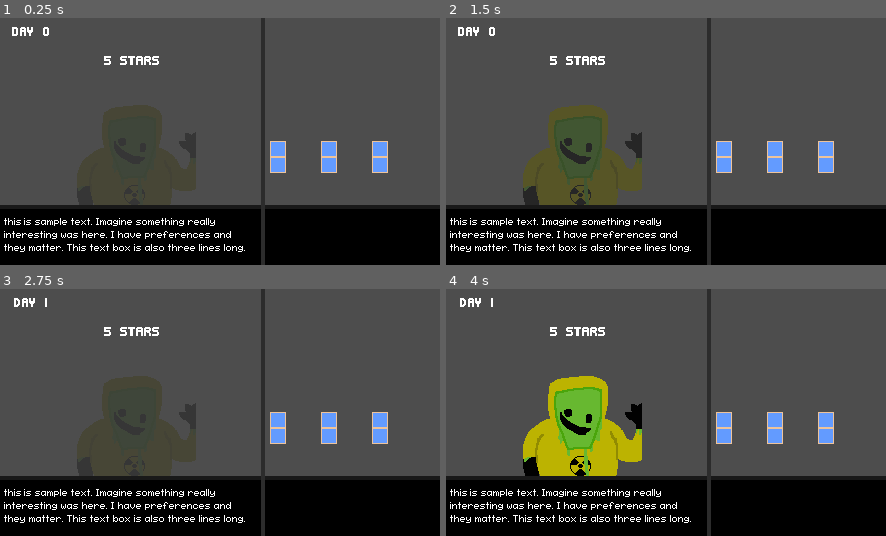
Above: before the commit, frames 1-4 (two rows, left to right).
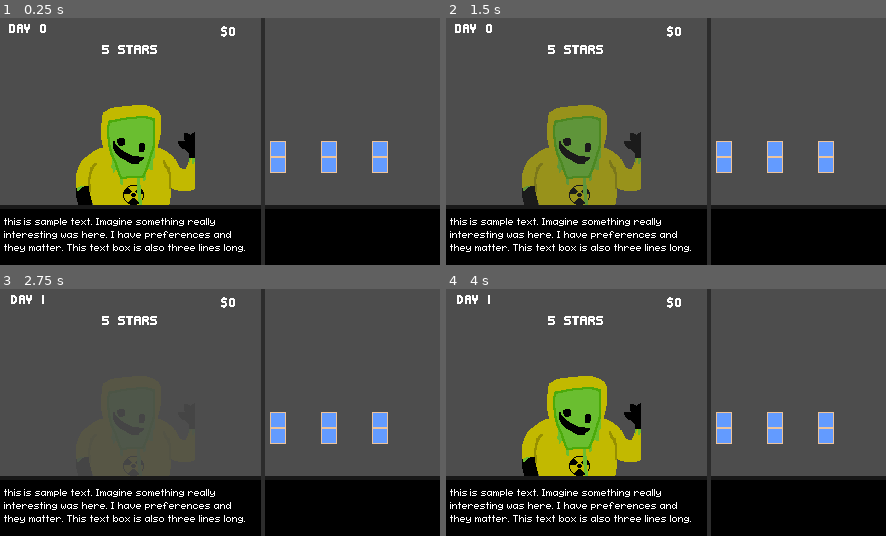
Above: after the commit, the same moments.

Repository: fawfle/brackeys-2026.1
Game: Godot game, scene res://scenes/game_scene.tscn
Two runs of this game, one before a commit and one after it. Both use one fixed random seed, a clock stepped at 60 frames per second and the inputs below.
Inputs (mouse positions are in pixels of both pictures, inside the frame that each line leads up to):
- Up to frame 1 (0.25 s): no input
- Up to frame 2 (1.5 s): click (578, 235) at 0.5 s; click (723, 156) at 1.27 s
- Up to frame 3 (2.75 s): click (132, 506) at 2 s
- Up to frame 4 (4 s): click (723, 427) at 2.77 s; click (578, 506) at 3.5 s

The runs differ from the first frame. In frame 1, 8.6% of the frame differs, in the area x 2-54%, y 2-76%; in frame 2, 7.9%; in frame 3, 0.9%; in frame 4, 1.6%.
Error in both runs: Trying to assign value of type 'Label' to a variable of type 'RichTextLabel'. (res://scenes/text_bar.gd:5)

Commit message:
added money and ui

Diff:
--- a/scenes/game manager.gd
+++ b/scenes/game manager.gd
@@ -1,11 +1,22 @@
 extends Node2D
+
+const floating_text_scene: PackedScene = preload("res://scenes/ui/floating_text.tscn")
 
 @onready var guest_parent: Node2D = $GuestParent
 @onready var guest_timer: Timer = $GuestTimer
 
+@onready var guest_window: Control = $CanvasLayer/GuestWindow
+
+#TODO: placeholder, replace with actual stars
+@onready var star_rating: Label = $"CanvasLayer/GuestWindow/Star Rating"
+
 var day: int = 0
 
-var money: int = 0
+var money: int = 0:
+	get: return money
+	set(value):
+		Globals.set_money.emit(value)
+		money = value
 
 var guest_assign_queue: Array[Guest] = []
 var guest_checkout_queue: Array[Guest] = []
@@ -13,12 +24,16 @@
 
 var random_trait_count: int = 1
 var stay_length_max: int = 1
+
+## bool for if currently playing an animation. forces functions to wait
+var playing_animation: bool = false
 
 ## phase of gameplay. Either assigning (getting guests),  managing (upgrading), or checkout (guests leaving and paying). ASSIGN -> UPGRADE -> CHECKOUT
 enum Phase {
 	CHECKOUT,
 	ASSIGNING,
-	UPGRADING
+	UPGRADING,
+	END_DAY,
 }
 
 var phase: Phase = Phase.ASSIGNING
@@ -33,6 +48,17 @@
 
 	begin_assigning_phase()
 
+func begin_next_phase() -> void:
+	match(phase):
+		Phase.CHECKOUT:
+			begin_assigning_phase()
+		Phase.ASSIGNING:
+			begin_upgrading_phase()
+		Phase.UPGRADING:
+			end_day()
+		Phase.END_DAY:
+			begin_checkout_phase()
+
 func begin_assigning_phase() -> void:
 	phase = Phase.ASSIGNING
 	guest_assign_queue = GuestList.create_guest_queue(1, day)
@@ -41,7 +67,7 @@
 func begin_upgrading_phase() -> void:
 	phase = Phase.UPGRADING
 	## michael TODO
-	end_day()
+	begin_next_phase()
 
 func begin_checkout_phase() -> void:
 	if Globals.DEBUG: print("BEGINNING CHECKOUT PHASE")
@@ -58,17 +84,19 @@
 
 ## Handle the end of the day
 func end_day() -> void:
+	phase = Phase.END_DAY
 	day += 1
 	for room: Room in get_rooms():
 		if room.guest != null: room.guest.stay_duration -= 1
 
 	Globals.begin_day.emit(day)
 
-	begin_checkout_phase()
+	begin_next_phase()
 
 func manage_next_guest() -> void:
+	if phase != Phase.ASSIGNING: return
 	if guest_assign_queue.size() <= 0:
-		begin_upgrading_phase()
+		begin_next_phase()
 		return
 
 	current_guest = create_next_guest()
@@ -83,7 +111,7 @@
 
 	await play_guest_enter_animation(current_guest.node)
 
-	Globals.set_text.emit(current_guest.get_intro_lines())
+	if current_guest != null: Globals.set_text.emit(current_guest.get_intro_lines())
 
 ## currently duplicate guests and set traits here. Maybe change in the future if it's confusing.
 func create_next_guest() -> Guest:
@@ -92,6 +120,8 @@
 	return guest
 
 func begin_checkout_next_guest() -> void:
+	if phase != Phase.CHECKOUT: return
+
 	if guest_checkout_queue.size() <= 0:
 		begin_assigning_phase()
 		return
@@ -110,6 +140,12 @@
 func checkout_guest() -> void:
 	if current_guest == null:
 		return
+
+	var profit: int = current_guest.get_money()
+	money += profit
+	create_floating_text("+$" + str(profit))
+
+	star_rating.text = str(current_guest.happiness_rating) + " Stars"
 
 	Globals.set_text.emit()
 	var guest_node: Node2D = current_guest.node
@@ -127,7 +163,7 @@
 
 
 func assign_current_guest(room: Room):
-	if room.guest != null or current_guest == null: return
+	if room.guest != null or current_guest == null or playing_animation: return
 
 	Globals.set_text.emit()
 	room.add_guest(current_guest)
@@ -145,32 +181,37 @@
 	pass
 
 func on_text_finish():
-	if phase == Phase.CHECKOUT and current_guest != null:
+	if phase == Phase.CHECKOUT and current_guest != null and not playing_animation:
 		checkout_guest()
 
 func play_guest_enter_animation(guest_node: Node2D):
-	var duration: float = 0.8
-
-	var start_color: Color = Color("00000000")
+	playing_animation = true
+	var duration: float = 0.9
+
 	var end_color: Color = Color("ffffffff")
 
-	var timer: SceneTreeTimer = get_tree().create_timer(duration)
-
-	while timer.time_left != 0:
-		guest_node.modulate = end_color.lerp(start_color, timer.time_left / duration)
-		await get_tree().process_frame
+	get_tree().create_tween().tween_property(guest_node, "modulate", end_color, duration)
+	await get_tree().create_timer(duration).timeout
+
+	playing_animation = false
 
 func play_guest_exit_animation(guest_node: Node2D):
-	var duration: float = 0.4
-
-	var start_color: Color = Color("ffffffff")
-	var end_color: Color = Color("00000000")
-
-	var timer: SceneTreeTimer = get_tree().create_timer(duration)
-
-	while timer.time_left != 0:
-		guest_node.modulate = end_color.lerp(start_color, timer.time_left / duration)
-		await get_tree().process_frame
+	playing_animation = true
+	var duration: float = 0.6
+
+	var end_color: Color = Color("ffffff00")
+
+	get_tree().create_tween().tween_property(guest_node, "modulate", end_color, duration)
+
+	await get_tree().create_timer(duration).timeout
+
+	playing_animation = false
 
 func get_rooms():
 	return get_tree().get_nodes_in_group("room")
+
+func create_floating_text(text: String):
+	var floating_text: FloatingText = floating_text_scene.instantiate() as FloatingText
+	guest_window.add_child(floating_text)
+	floating_text.position += Vector2(randf_range(-15, 15), randf_range(-15, 15))
+	floating_text.play_animation(text, 1.3)
--- a/scenes/game_scene.tscn
+++ b/scenes/game_scene.tscn
@@ -7,6 +7,7 @@
 [ext_resource type="PackedScene" uid="uid://buyxfh2m4xbm5" path="res://scenes/text_bar.tscn" id="2_ycayy"]
 [ext_resource type="Script" uid="uid://cfpiqvmer5qe" path="res://scenes/day_label.gd" id="3_y3j0m"]
 [ext_resource type="PackedScene" uid="uid://4gii0y616804" path="res://scenes/hotel/room.tscn" id="3_ycayy"]
+[ext_resource type="Script" uid="uid://donsdw52b18or" path="res://scenes/money_label.gd" id="4_rurhu"]
 
 [sub_resource type="GDScript" id="GDScript_y3j0m"]
 script/source = "extends Node
@@ -19,7 +20,7 @@
 anchor_mode = 0
 
 [node name="GuestParent" type="Node2D" parent="." unique_id=521559917]
-position = Vector2(132, 130)
+position = Vector2(131, 130)
 
 [node name="CanvasLayer" type="CanvasLayer" parent="." unique_id=1013869446]
 
@@ -30,24 +31,22 @@
 offset_bottom = 247.0
 
 [node name="Star Rating" type="Label" parent="CanvasLayer/GuestWindow" unique_id=38881109]
-layout_mode = 1
-anchors_preset = 5
-anchor_left = 0.5
-anchor_right = 0.5
-offset_left = -27.5
-offset_top = 35.0
-offset_right = 28.5
-offset_bottom = 58.0
-grow_horizontal = 2
+layout_mode = 0
+offset_left = 95.0
+offset_top = 24.0
+offset_right = 165.0
+offset_bottom = 39.0
 theme_override_fonts/font = ExtResource("2_bw6k5")
 text = "5 Stars"
+horizontal_alignment = 1
+vertical_alignment = 1
 
 [node name="DayLabel" type="Label" parent="CanvasLayer/GuestWindow" unique_id=1702534556]
-layout_mode = 0
-offset_left = 5.0
-offset_top = 3.0
-offset_right = 58.0
-offset_bottom = 26.0
+layout_mode = 1
+offset_left = 4.0
+offset_top = 4.0
+offset_right = 52.0
+offset_bottom = 18.0
 theme_override_fonts/font = ExtResource("2_bw6k5")
 theme_override_font_sizes/font_size = 15
 text = "day 0"
@@ -55,25 +54,41 @@
 vertical_alignment = 1
 script = ExtResource("3_y3j0m")
 
+[node name="MoneyLabel" type="Label" parent="CanvasLayer/GuestWindow" unique_id=17104082]
+layout_mode = 1
+anchors_preset = 1
+anchor_left = 1.0
+anchor_right = 1.0
+offset_left = -61.0
+offset_top = 3.0
+offset_right = -7.0
+offset_bottom = 26.0
+grow_horizontal = 0
+theme_override_fonts/font = ExtResource("2_bw6k5")
+theme_override_font_sizes/font_size = 15
+text = "$0"
+horizontal_alignment = 1
+vertical_alignment = 1
+script = ExtResource("4_rurhu")
+
 [node name="TextBar" parent="CanvasLayer/GuestWindow" unique_id=733882566 instance=ExtResource("2_ycayy")]
-layout_mode = 1
-anchors_preset = 12
-anchor_right = 1.0
-offset_top = -56.0
-offset_right = 0.0
-grow_horizontal = 2
+layout_mode = 0
+anchors_preset = 0
+anchor_top = 0.0
+anchor_bottom = 0.0
+offset_top = 191.0
+offset_right = 263.0
+offset_bottom = 247.0
+grow_vertical = 1
 
 [node name="Separator" type="ColorRect" parent="CanvasLayer/GuestWindow" unique_id=1946174638]
 layout_mode = 1
-anchors_preset = 6
+anchors_preset = 11
 anchor_left = 1.0
-anchor_top = 0.5
 anchor_right = 1.0
-anchor_bottom = 0.5
+anchor_bottom = 1.0
 offset_left = -2.0
-offset_top = -123.5
 offset_right = 2.0
-offset_bottom = 123.5
 grow_horizontal = 0
 grow_vertical = 2
 color = Color(0.17103913, 0.17103916, 0.1710391, 1)
--- /dev/null
+++ b/scenes/money_label.gd
@@ -0,0 +1,7 @@
+extends Label
+
+func _ready() -> void:
+	Globals.set_money.connect(on_set_money)
+
+func on_set_money(money: int) -> void:
+	text = "$" + str(money)
--- /dev/null
+++ b/scenes/ui/floating_text.gd
@@ -0,0 +1,16 @@
+class_name FloatingText extends Label
+
+func play_animation(new_text: String, duration: float = 1):
+	text = new_text
+
+	get_tree().create_tween().tween_property(self, "global_position", global_position + Vector2(0, -10), duration)
+
+	await get_tree().create_timer(duration - 0.1).timeout
+
+	var end_color = modulate
+	end_color.a = 0
+	get_tree().create_tween().tween_property(self, "modulate", end_color, 0.1)
+
+	await get_tree().create_timer(0.1).timeout
+
+	queue_free()
--- /dev/null
+++ b/scenes/ui/floating_text.tscn
@@ -0,0 +1,22 @@
+[gd_scene format=3 uid="uid://d02olit6pfa8p"]
+
+[ext_resource type="FontFile" uid="uid://qo71mx2v8dp" path="res://fonts/edit-undo.brk.ttf" id="1_0qskq"]
+[ext_resource type="Script" uid="uid://gdoghj1yvb8c" path="res://scenes/ui/floating_text.gd" id="2_x405i"]
+
+[node name="FloatingText" type="Label" unique_id=1582022190]
+anchors_preset = 8
+anchor_left = 0.5
+anchor_top = 0.5
+anchor_right = 0.5
+anchor_bottom = 0.5
+offset_left = -66.0
+offset_top = -11.5
+offset_right = 66.0
+offset_bottom = 11.5
+grow_horizontal = 2
+grow_vertical = 2
+theme_override_fonts/font = ExtResource("1_0qskq")
+text = "floating text"
+horizontal_alignment = 1
+vertical_alignment = 1
+script = ExtResource("2_x405i")
--- a/scripts/globals.gd
+++ b/scripts/globals.gd
@@ -11,6 +11,10 @@
 @warning_ignore("unused_signal")
 signal text_finished()
 
+## used to signal money updated
+@warning_ignore("unused_signal")
+signal set_money(money: int)
+
 ## used by rooms to signal a click.
 @warning_ignore("unused_signal")
 signal select_room(room: Room)
--- a/scripts/guest.gd
+++ b/scripts/guest.gd
@@ -47,6 +47,18 @@
 	return arr
 
 const MAX_REQUEST_DEPTH: int = 100
+
+func get_money() -> int:
+	if happiness_rating <= -1:
+		push_error("Attempted to get money before setting happiness_rating. Did you mean to call update_happiness_rating?")
+		return -1
+
+	var effective_money = money
+
+	for t: GuestTrait in traits:
+		effective_money += t.value
+
+	return round(effective_money * (happiness_rating/5.0))
 
 ## TODO:ish, will return **random** dynamic request based on traits
 func generate_request() -> Array[String]:
--- a/scripts/guest_list.gd
+++ b/scripts/guest_list.gd
@@ -7,6 +7,7 @@
 	GOODBYE, ## Message sent when leaving
 	HAPPY_GOODBYE, ## Message sent when leaving very happy
 	ANGRY_GOODBYE, ## Message sent when leaving angry
+	MONEY, ## how much money they initially have
 	APPEAR_AFTER, ## Threshold to not appear before a certain day. For gating guests after unlocks.
 	EVENT, ## Mark a guest as an "event" type. They won't be added to any normal guest queues.
 }
@@ -19,6 +20,7 @@
 		GOODBYE: "Goodbye",
 		HAPPY_GOODBYE: "I was so happy. Goodbye.",
 		ANGRY_GOODBYE: "I am angry and goodbying",
+		MONEY: 10,
 	},
 	"hazmat": {
 		SCENE: preload("res://scenes/characters/hazmat.tscn"),
@@ -27,6 +29,7 @@
 		GOODBYE: "Hazmat out!",
 		HAPPY_GOODBYE: "I was so happy. Goodbye.",
 		ANGRY_GOODBYE: "I am angry and goodbying",
+		MONEY: 10,
 	},
 	"mono": {
 		SCENE: preload("res://scenes/characters/mono.tscn"),
@@ -34,11 +37,13 @@
 		GREETING: ["_ _  _ __ __  _ _  _ __ _ _  _ __ _ _  __  _ __  __ _ __  _  __ _ __ __  __ __ __  _ _ __  __ _ _ _  _  _ …(185 unchanged characters)…
 		GOODBYE: "_ _ __ _  _ __  _ __ _  _  __ __  _  _ __ _ _  _ __ _ _  _ __ _ __ _ __", # farewell.
 		HAPPY_GOODBYE: "_ _  _ __  __ __  _ __ __ _  _ __ _ _  _  _ __  _ _ _  _  __ _ _  _ __ _ __ _ __", # I am pleased.
-		ANGRY_GOODBYE: "_ _  _ _ _ _  _ __  _-  _  __ _ __ __  __ __ __  _ _ __  _ __ _ __ _ __" # I hate you.
+		ANGRY_GOODBYE: "_ _  _ _ _ _  _ __  _-  _  __ _ __ __  __ __ __  _ _ __  _ __ _ __ _ __", # I hate you.
+		MONEY: 10,
 	},
 	"newt": {
 		SCENE: preload("res://scenes/characters/newt.tscn"),
-		DEFAULT_TRAITS: [TraitList.Trait.MESSY]
+		DEFAULT_TRAITS: [TraitList.Trait.MESSY],
+		MONEY: 10,
 
 
 	}
@@ -65,6 +70,8 @@
 		if data.has(GOODBYE): guest.goodbye.assign(get_as_array(data, GOODBYE))
 		if data.has(ANGRY_GOODBYE): guest.angry_goodbye.assign(get_as_array(data, ANGRY_GOODBYE))
 		if data.has(HAPPY_GOODBYE): guest.happy_goodbye.assign(get_as_array(data, HAPPY_GOODBYE))
+
+		if data.has(MONEY): guest.money = data.get(MONEY)
 
 		if data.has(APPEAR_AFTER): guest.appear_after_day = data.get(APPEAR_AFTER)
 
--- a/scripts/guest_trait.gd
+++ b/scripts/guest_trait.gd
@@ -23,6 +23,9 @@
 ## Guest won't appear until day has passed
 @export var appear_after_day: int = 0
 
+## money value having trait is worth
+@export var value: int = 0
+
 func _to_string() -> String:
 	return "(GuestTrait) " + name;
 
--- a/scripts/trait_list.gd
+++ b/scripts/trait_list.gd
@@ -10,7 +10,8 @@
 	PREFERENCE, ## How much guest cares. Determines point deduction for failing.
 	BLACKLIST, ## Traits that are mutually exclusive.
 	SPECIAL, ## don't assign randomly
-	APPEAR_AFTER
+	VALUE, ## money value to add to guest total money
+	APPEAR_AFTER ## day to wait to appear after
 }
 
 ## trait name for comparisons between traits. KEY to make traits more easily viewable in editor
@@ -32,6 +33,7 @@
 		FAIL_FEEDBACK: "The room you gave me was so [color=red]messy[/color]",
 		CONDITION: func(room: Room): return room.sanitation == Room.Sanitation.CLEAN,
 		PREFERENCE: 3,
+		VALUE: 5,
 		BLACKLIST: [Trait.MESSY]
 	},
 	Trait.MESSY: {
@@ -41,6 +43,7 @@
 		CONDITION: func(room: Room): return room.sanitation == Room.Sanitation.MESSY,
 		ON_LEAVE: func(room: Room): room.sanitation = Room.Sanitation.MESSY,
 		PREFERENCE: 2,
+		VALUE: 3,
 		BLACKLIST: [Trait.CLEAN]
 	},
 	Trait.CLASSY: {
@@ -49,6 +52,7 @@
 		FAIL_FEEDBACK: "Do you take me for a [color=red]peon[/color]?",
 		CONDITION: func(room: Room): return room.quality == Room.Quality.CLASSY,
 		PREFERENCE: 3,
+		VALUE: 10,
 		BLACKLIST: [Trait.CHEAP]
 	},
 	Trait.CHEAP: {
@@ -56,17 +60,20 @@
 		REQUEST: "Don't [color=red]charge me[/color] too much.",
 		CONDITION: func(room: Room): return room.quality == Room.Quality.DUMP,
 		PREFERENCE: 3,
+		VALUE: 2,
 		BLACKLIST: [Trait.CLASSY]
 	},
-	Trait.RADIOACTIVE: { ## TODO, make neighboring guests radioactive
+	Trait.RADIOACTIVE: { ## TODO, make neighboring guests radioactive decreasing happiness by 1
 		NAME: "Radioactive",
 		REQUEST: "",
 		ON_ENTER: func(room: Room): return,
+		VALUE: 10,
 		SPECIAL: true
 	},
 	Trait.GENEROUS: { ## TODO, gives extra money, makes some neighbors give extra money
 		NAME: "Generous",
-		SPECIAL: true
+		SPECIAL: true,
+		VALUE: 10,
 	}
 }
 
@@ -86,6 +93,7 @@
 		if data.has(PREFERENCE): guest_trait.preference = data.get(PREFERENCE)
 		if data.has(ON_ENTER): guest_trait.on_enter = data.get(ON_ENTER)
 		if data.has(ON_LEAVE): guest_trait.on_leave = data.get(ON_LEAVE)
+		if data.has(VALUE): guest_trait.value = data.get(VALUE)
 		if data.has(BLACKLIST): guest_trait.blacklisted_traits.assign(data.get(BLACKLIST))
 
 		if data.has(SPECIAL): guest_trait.special = true
Not shown, changed: TODO.txt
Not shown, added: scenes/money_label.gd.uid
Not shown, added: scenes/ui/floating_text.gd.uid
